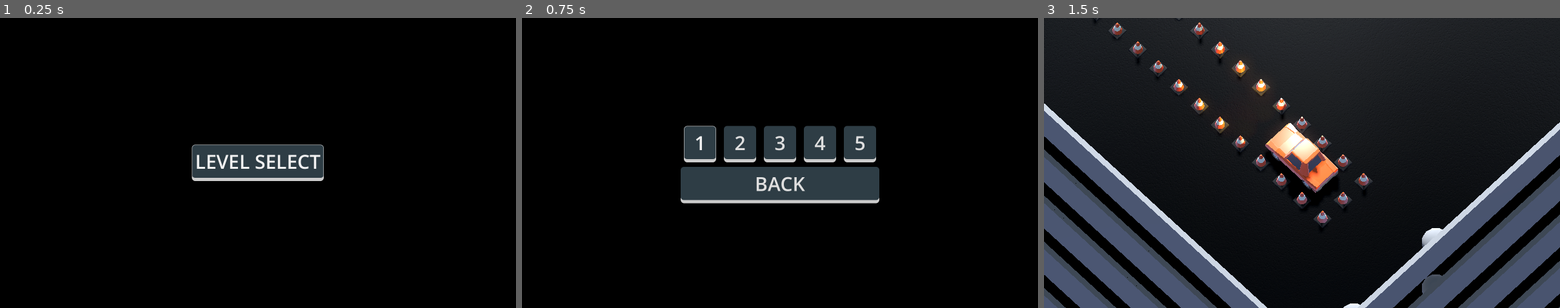
Above: before the commit, frames 1-3 (left to right).
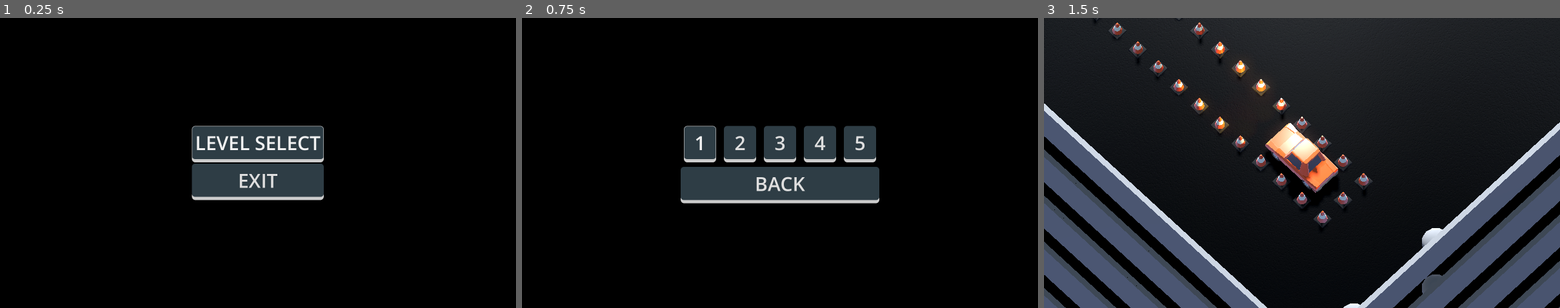
Above: after the commit, the same moments.

Repository: TomMurray/ValetV2
Game: Godot game, scene res://scenes/ui/main_menu.tscn
Two runs of this game, one before a commit and one after it. Both use one fixed random seed, a clock stepped at 60 frames per second and the inputs below.
Inputs:
- Up to frame 1 (0.25 s): no input
- Up to frame 2 (0.75 s): click "LEVEL SELECT" at 0.5 s
- Up to frame 3 (1.5 s): click "1" at 1.25 s

The runs differ from the first frame. In frame 1, 4.7% of the frame differs, in the area x 37-63%, y 37-63%; in frame 2, nothing differs; in frame 3, nothing differs.

Commit message:
Add a quit button too

Diff:
--- a/scenes/ui/main_menu.tscn
+++ b/scenes/ui/main_menu.tscn
@@ -10,6 +10,13 @@
 script = ExtResource("3_xbjlo")
 path = "uid://c423pop7dardp"
 
+[sub_resource type="GDScript" id="GDScript_lnjog"]
+script/source = "extends Button
+
+func quit():
+	get_tree().quit()
+"
+
 [node name="Control" type="Control" node_paths=PackedStringArray("control_to_focus")]
 layout_mode = 3
 anchors_preset = 15
@@ -17,8 +24,9 @@
 anchor_bottom = 1.0
 grow_horizontal = 2
 grow_vertical = 2
+theme = ExtResource("1_m8ha8")
 script = ExtResource("1_8w4p6")
-control_to_focus = NodePath("CenterContainer/follow_link_button")
+control_to_focus = NodePath("CenterContainer/VBoxContainer/follow_link_button")
 
 [node name="ColorRect" type="ColorRect" parent="."]
 layout_mode = 1
@@ -38,14 +46,24 @@
 grow_horizontal = 2
 grow_vertical = 2
 
-[node name="follow_link_button" parent="CenterContainer" node_paths=PackedStringArray("link_tree_node") instance=ExtResource("2_eyd24")]
+[node name="VBoxContainer" type="VBoxContainer" parent="CenterContainer"]
+layout_mode = 2
+alignment = 1
+
+[node name="follow_link_button" parent="CenterContainer/VBoxContainer" node_paths=PackedStringArray("link_tree_node") instance=ExtResource("2_eyd24")]
 unique_name_in_owner = true
 layout_mode = 2
-theme = ExtResource("1_m8ha8")
 text = "LEVEL SELECT"
-link_tree_node = NodePath("../../LinkTreeNode")
+link_tree_node = NodePath("../../../LinkTreeNode")
 link = SubResource("Resource_6rr3b")
+
+[node name="exit_button" type="Button" parent="CenterContainer/VBoxContainer"]
+layout_mode = 2
+text = "EXIT"
+script = SubResource("GDScript_lnjog")
 
 [node name="LinkTreeNode" type="Node" parent="." node_paths=PackedStringArray("scene_node_reference")]
 script = ExtResource("5_mteg7")
 scene_node_reference = NodePath("..")
+
+[connection signal="pressed" from="CenterContainer/VBoxContainer/exit_button" to="CenterContainer/VBoxContainer/exit_button" method="quit"]
Not shown: 1 places in scenes/ui/main_menu.tscn that only renumber resources
